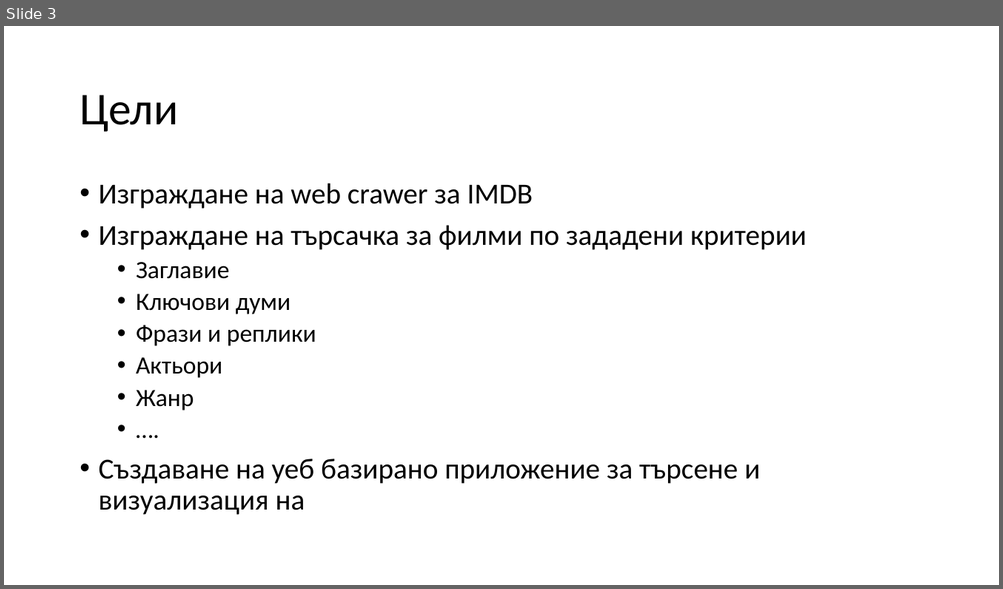
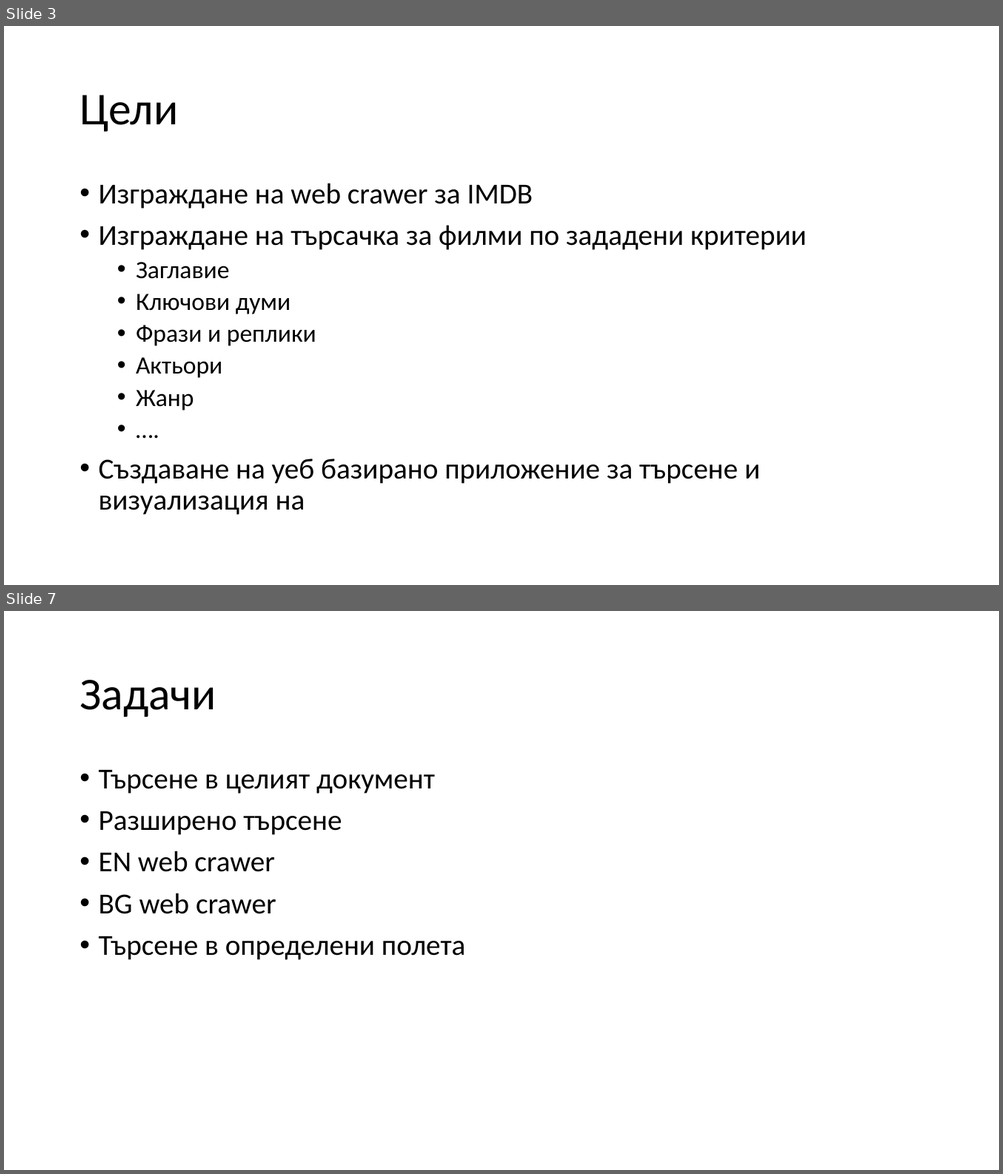
Before and after one commit to ivanovx/fmi-informational-retrieval, a slide deck: Проект.pptx. Shown one above the other, each under a label of ours: slide 3 before the commit, slides 3 and 7 after it; the slides between them are not shown. The pictures are 1003x589 and 1003x1174 pixels, drawn with LibreOffice and Linux fonts; fonts in the diff are those of the drawing. Boxes give left, top, right and bottom in pixels: in the first picture for what was removed or moved away, otherwise in the second. Text is boxed around its words. In the diff, an @@ line names an element or a change of style, - is before the commit and + after.

```diff
--- a/Проект.pptx
+++ b/Проект.pptx
@@ slide 7 added at bbox=[4, 611, 999, 1170], background #FFFFFF @@
@@ title added at bbox=[79, 680, 216, 717], 44 pt, text #000000 @@
+Задачи
@@ text added at bbox=[99, 770, 466, 960], 28 pt, text #000000 @@
+• Търсене в целият документ
+• Разширено търсене
+• EN web crawer
+• BG web crawer
+• Търсене в определени полета
```
Also in this commit, not shown: 3 slides changed, 1 other slide added.
